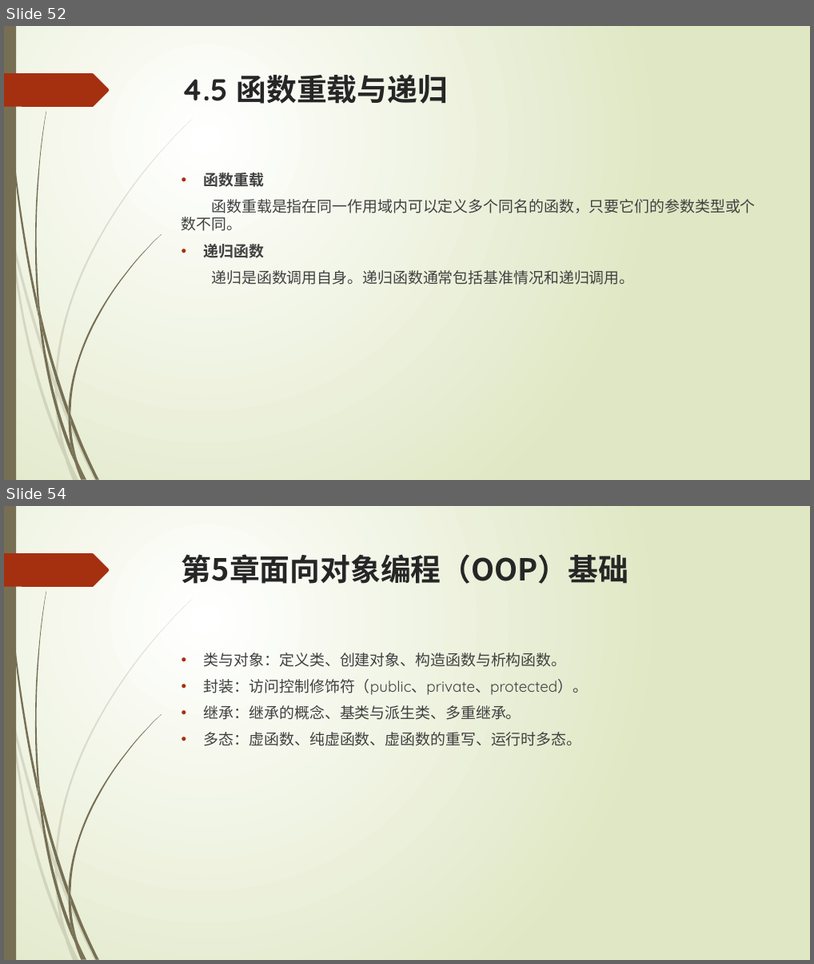
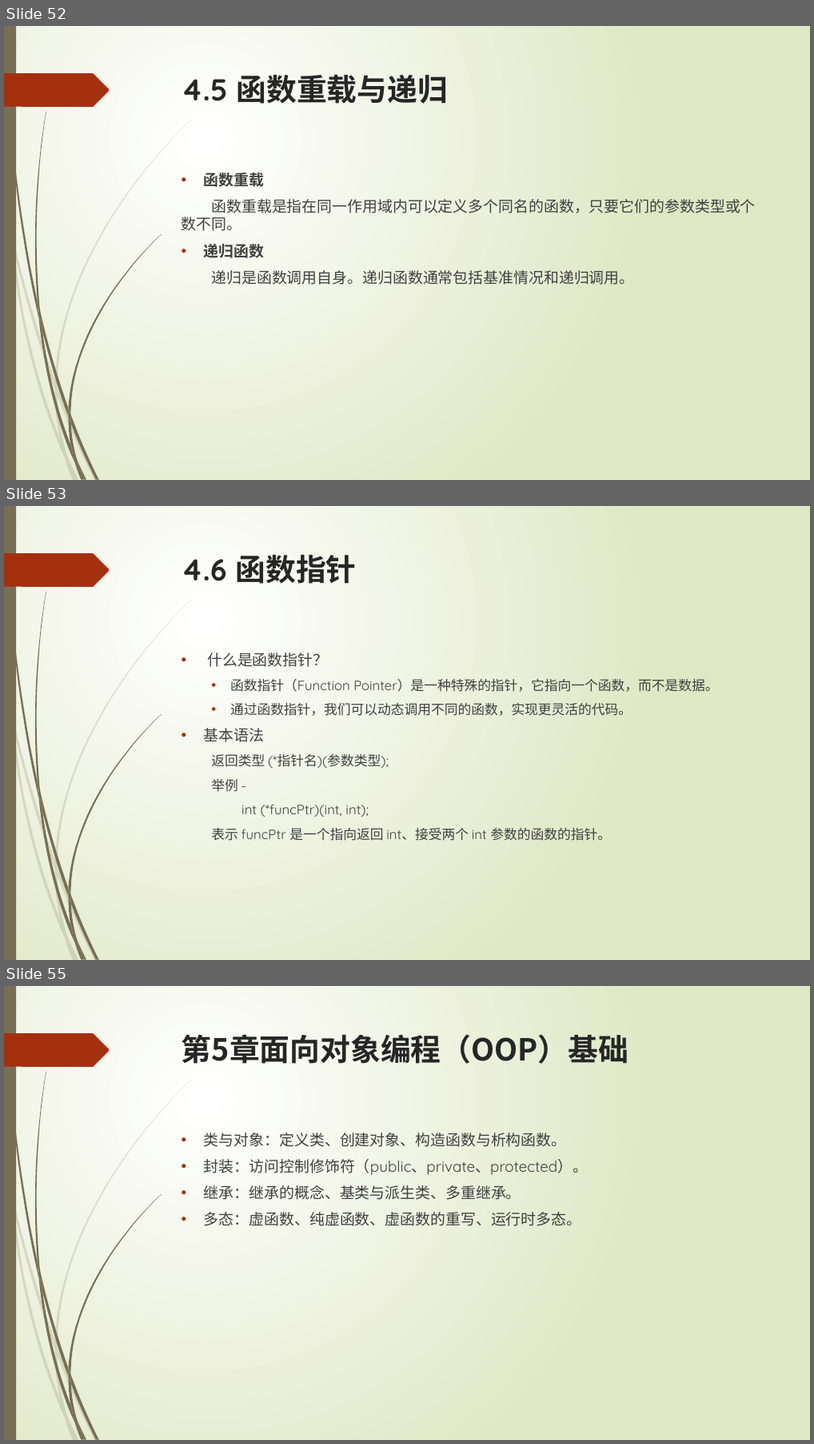
Before and after one commit to liuty2006/learn, a slide deck: learn_cpp/docs/C++语言培训.pptx. Shown one above the other, each under a label of ours: slides 52 and 54 before the commit, slides 52, 53 and 55 after it; the slides between them are not shown. The pictures are 814x964 and 814x1444 pixels, drawn with LibreOffice and Linux fonts; fonts in the diff are those of the drawing. Boxes give left, top, right and bottom in pixels: in the first picture for what was removed or moved away, otherwise in the second. Text is boxed around its words. In the diff, an @@ line names an element or a change of style, - is before the commit and + after.

```diff
--- a/learn_cpp/docs/C++语言培训.pptx
+++ b/learn_cpp/docs/C++语言培训.pptx
@@ slide 53 added at (x1=4, y1=506, x2=810, y2=960), background gradient #FFFFFF to #DFE8C4; not listed: 24 template elements that a slide beside it also shows @@
@@ title added at (x1=182, y1=555, x2=356, y2=584), 36 pt, text #262626, bold @@
+4.6 函数指针
@@ text added at (x1=204, y1=652, x2=718, y2=840), 16 pt, text #404040 @@
+• 什么是函数指针？
+  • 函数指针（Function Pointer）是一种特殊的指针，它指向一个函数，而不是数据。
+  • 通过函数指针，我们可以动态调用不同的函数，实现更灵活的代码。
+• 基本语法
+  返回类型 (*指针名)(参数类型);
+  举例 -
+  int (*funcPtr)(int, int);
+  表示 funcPtr 是一个指向返回 int、接受两个 int 参数的函数的指针。
@@ what was slide 54 is now slide 55 @@
```
Also in this commit, not shown: 2 slides changed, 4 other files.
